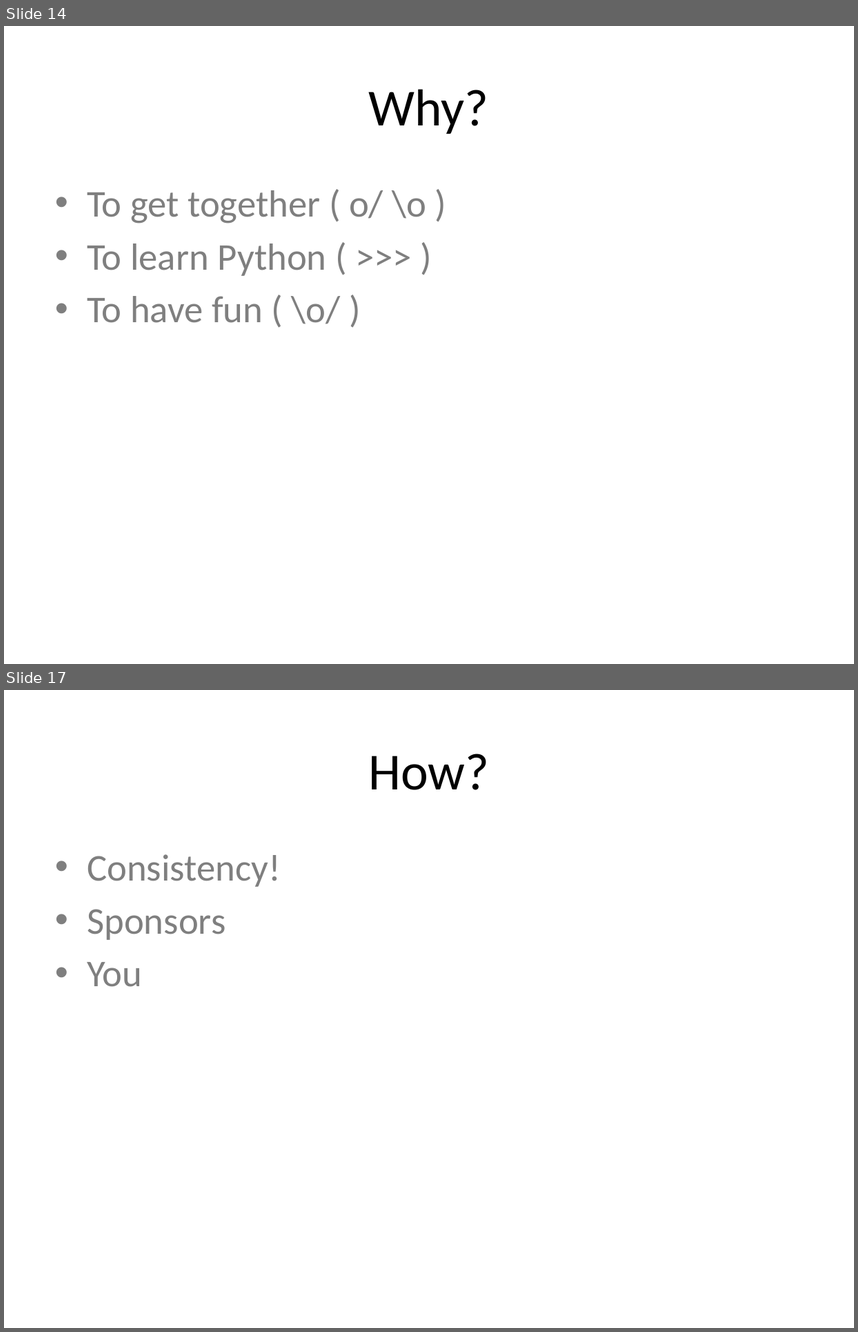
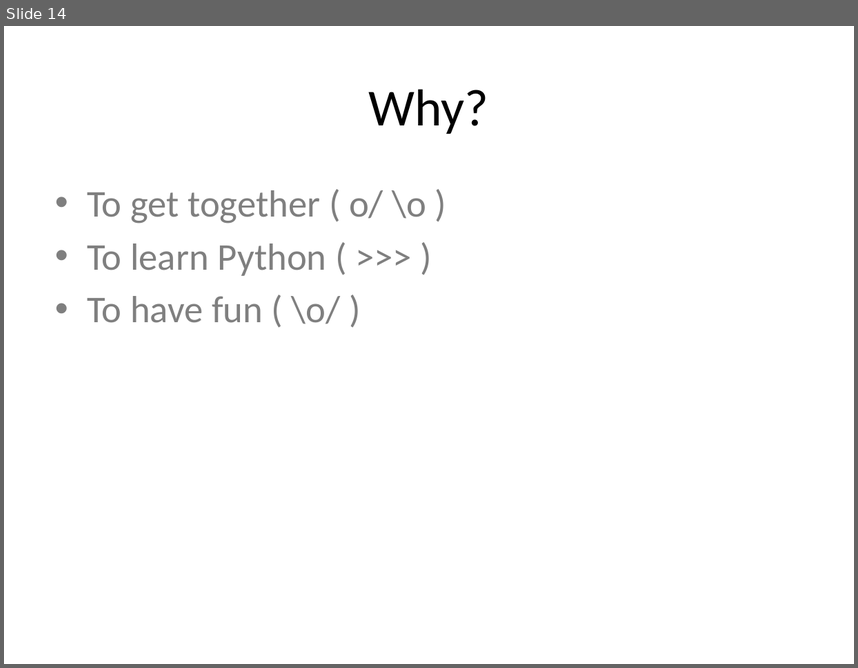
Before and after one commit to DCPython/generic-meetup-slides, a slide deck: DC Python Generic Meetup Slides.pptx. Shown one above the other, each under a label of ours: slides 14 and 17 before the commit, slide 14 after it; the slides between them are not shown. The pictures are 858x1332 and 858x668 pixels, drawn with LibreOffice and Linux fonts; fonts in the diff are those of the drawing. Boxes give left, top, right and bottom in pixels: in the first picture for what was removed or moved away, otherwise in the second. Text is boxed around its words. In the diff, an @@ line names an element or a change of style, - is before the commit and + after.

```diff
--- a/DC Python Generic Meetup Slides.pptx
+++ b/DC Python Generic Meetup Slides.pptx
@@ slide 17 removed at (4, 690, 854, 1328), background #FFFFFF @@
@@ title removed at (368, 753, 489, 790) @@
-How?
@@ text removed at (87, 854, 281, 987) @@
-• Consistency!
-• Sponsors
-• You
```
Also in this commit, not shown: 6 slides added, 3 other slides removed.
